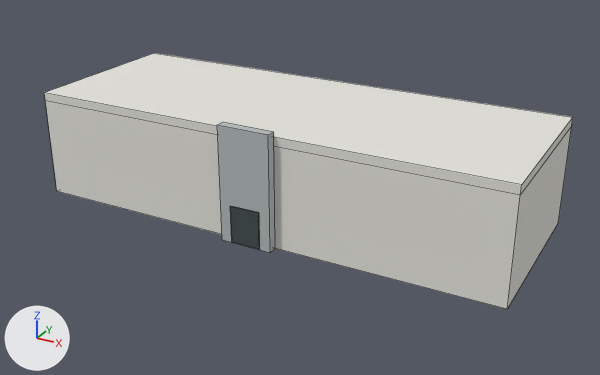
The Blender file assets/models/source/tiers/xinhua-road/massing-v2/xinhua-community-center-massing.blend, before and after one commit.
Camera for both pictures: a camera (50 mm lens) standing at (9.73, -17.15, 9.28) and looking at (0.38, -0.16, 0.79). The axes (+X, +Y, +Z) are drawn at lower left. The lights are the same throughout. The first picture is the older version. Mesh edges are drawn as thin lines.

In view in the first picture: 'xinhua-community-center-massing-v2'.
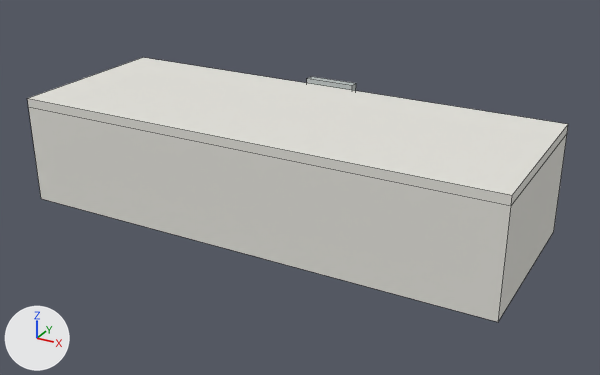
Where the change shows, as pixel boxes (x1, y1, x2, y2) in the pictures (600 x 375 px; the box of a moved part takes in the faces that stretch with it):
'xinhua-community-center-massing-v2', reshaped
    before: (44, 53, 573, 309)
    after: (27, 57, 568, 322)
part 1 of me_community_center_two_storey_body_mesh, moved or reshaped
    before: (45, 101, 571, 309)
    after: (29, 107, 567, 322)
part 2 of me_community_center_two_storey_body_mesh, moved or reshaped
    before: (44, 53, 573, 195)
    after: (27, 57, 568, 206)
part 3 of me_community_center_two_storey_body_mesh, moved or reshaped
    before: (217, 122, 275, 252)
    after: (307, 76, 356, 91)
part 4 of me_community_center_two_storey_body_mesh, moved or reshaped (not visible afterwards)
    before: (230, 206, 260, 249)

What changed in the scene script:
```text
Change me_community_center_two_storey_body_mesh:
    used by ob_xinhua_community_center_massing_v2; location = (0.0, 0.0, 0.0)
    remove me_community_center_two_storey_body_mesh.from_pydata(...)  # 32 vertices, 24 faces; spans x -6.23..6.34, y -2.3..2.61, z 0.0..2.95
    add me_community_center_two_storey_body_mesh.from_pydata(...)  # 32 vertices, 24 faces; spans x -6.23..6.34, y -2.61..2.3, z 0.0..2.95
    me_community_center_two_storey_body_mesh part 1: the loose piece of 8 vertices spanning x -6.23..6.34, y -2.03..2.61, z 0.0..2.6 is mirrored in y about the mesh origin
    me_community_center_two_storey_body_mesh part 2: the loose piece of 8 vertices spanning x -6.23..6.34, y -2.03..2.61, z 2.6..2.82 is mirrored in y about the mesh origin
    me_community_center_two_storey_body_mesh part 3: the loose piece of 8 vertices spanning x -0.61..0.75, y -2.27..-2.03, z 0.0..2.95 is moved by (0.0, 4.31, 0.0)
    me_community_center_two_storey_body_mesh part 4: the loose piece of 8 vertices spanning x -0.32..0.46, y -2.3..-2.26, z 0.02..0.98 is moved by (0.0, 4.56, 0.0)
```
